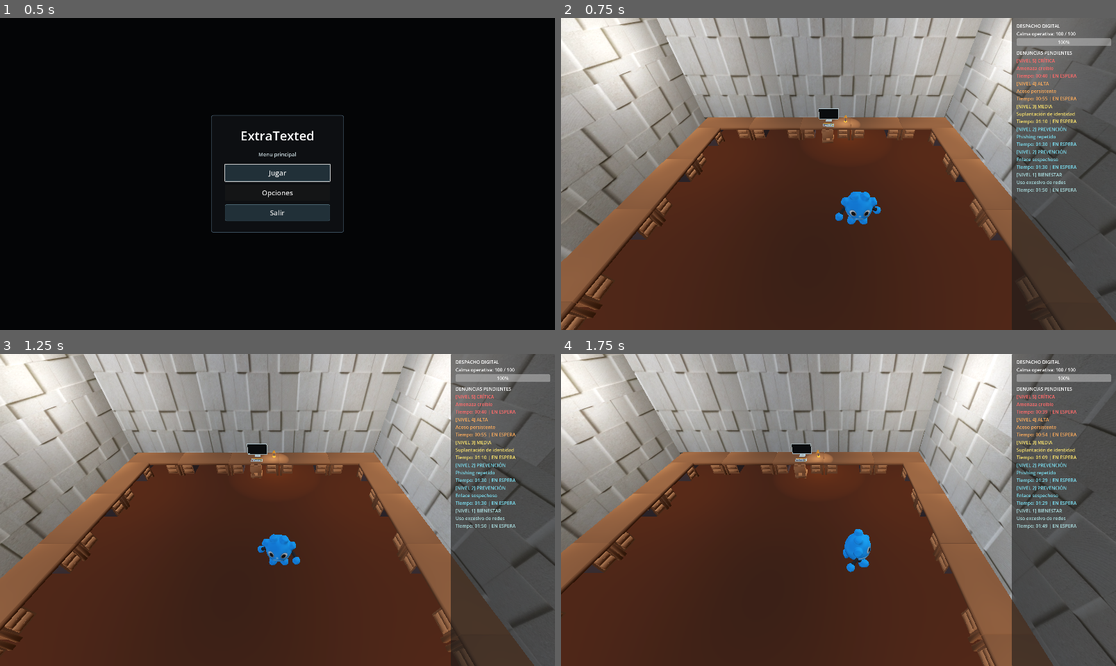
Above: before the commit, frames 1-4 (two rows, left to right).
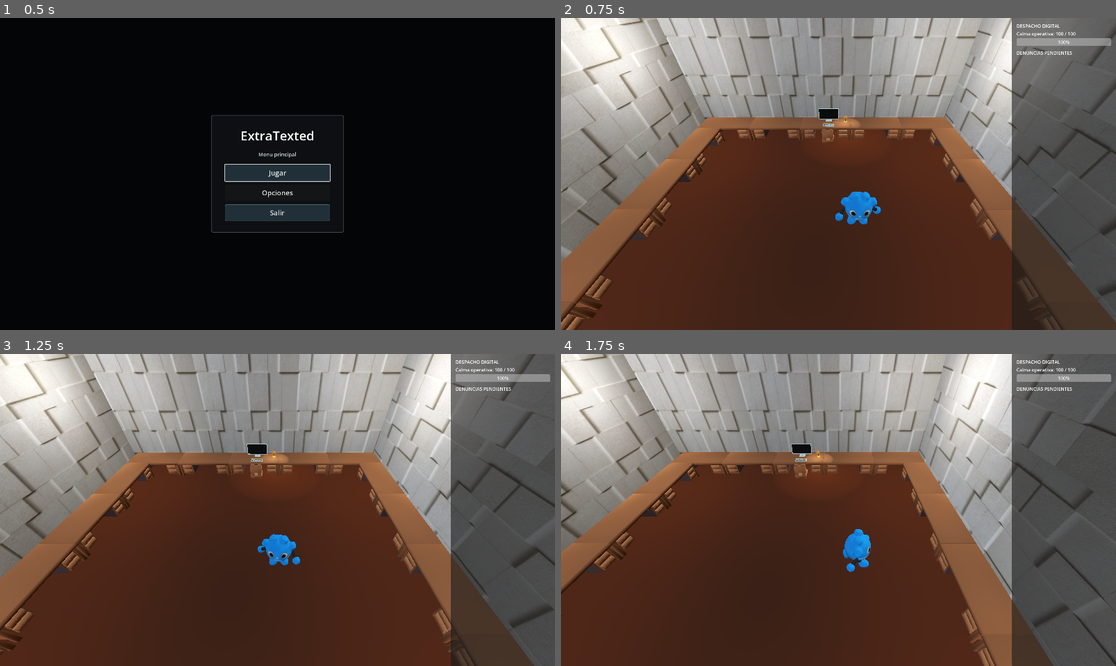
Above: after the commit, the same moments.

Repository: polosalgadomanueldavid-collab/ExtraTexted
Game: Godot game, scene res://MainMenu.tscn
Same seed, same stepped clock (60 frames per second), same inputs: the game is played once before the commit and once after it. The project has no main scene, so this scene is started directly.
Inputs:
- Up to frame 1 (0.5 s): no input
- Up to frame 2 (0.75 s): click "Jugar" at 0.5 s
- Up to frame 3 (1.25 s): no input
- Up to frame 4 (1.75 s): tap Enter (ui_accept) at 1.25, 1.52 s; hold D (Derecha) from 1.28 s (still down); tap E (Interactuar) at 1.35 s

Frame 1 is identical in both runs. In frame 2, 0.9% of the frame differs, in the area x 82-93%, y 12-57%; in frame 3, 0.9%; in frame 4, 1.0%.

Commit message:
feat: genera denuncias dinamicas

Diff:
--- a/proyecto-4-semestre/Scripts/gestor_partida.gd
+++ b/proyecto-4-semestre/Scripts/gestor_partida.gd
@@ -2,27 +2,73 @@
 
 @onready var panel_despacho: PanelDespacho = $CanvasLayer/PanelDespacho
 
+const TIEMPO_MINIMO_ENTRE_DENUNCIAS: float = 12.0
+const TIEMPO_MAXIMO_ENTRE_DENUNCIAS: float = 20.0
+const MAX_DENUNCIAS_PENDIENTES: int = 5
+
 var sistema_despacho: SistemaDespacho
+var temporizador_denuncias: Timer
+var generador_aleatorio: RandomNumberGenerator = RandomNumberGenerator.new()
+var contador_denuncias: int = 0
+
+var catalogo_denuncias: Array[Denuncia] = [
+	preload("res://Casos/Despacho/denuncia_uso_excesivo.tres") as Denuncia,
+	preload("res://Casos/Despacho/denuncia_enlace_sospechoso.tres") as Denuncia,
+	preload("res://Casos/Despacho/denuncia_suplantacion.tres") as Denuncia,
+	preload("res://Casos/Despacho/denuncia_acoso_persistente.tres") as Denuncia,
+	preload("res://Casos/Despacho/denuncia_amenaza_critica.tres") as Denuncia,
+	preload("res://Casos/Despacho/denuncia_phishing_repetido.tres") as Denuncia
+]
 
 
 func _ready() -> void:
+	generador_aleatorio.randomize()
+
 	sistema_despacho = SistemaDespacho.new()
 	add_child(sistema_despacho)
 
 	panel_despacho.configurar_sistema(sistema_despacho)
 
-	_cargar_denuncias_de_prueba()
+	temporizador_denuncias = Timer.new()
+	temporizador_denuncias.one_shot = true
+	temporizador_denuncias.timeout.connect(_recibir_denuncia_aleatoria)
+	add_child(temporizador_denuncias)
+
+	# La primera llega pronto para confirmar visualmente la integración.
+	temporizador_denuncias.start(3.0)
 
 
-func _cargar_denuncias_de_prueba() -> void:
-	var denuncias: Array[Denuncia] = [
-		preload("res://Casos/Despacho/denuncia_uso_excesivo.tres") as Denuncia,
-		preload("res://Casos/Despacho/denuncia_enlace_sospechoso.tres") as Denuncia,
-		preload("res://Casos/Despacho/denuncia_suplantacion.tres") as Denuncia,
-		preload("res://Casos/Despacho/denuncia_acoso_persistente.tres") as Denuncia,
-		preload("res://Casos/Despacho/denuncia_amenaza_critica.tres") as Denuncia,
-		preload("res://Casos/Despacho/denuncia_phishing_repetido.tres") as Denuncia
-	]
+func _recibir_denuncia_aleatoria() -> void:
+	if sistema_despacho.obtener_denuncias_ordenadas().size() < MAX_DENUNCIAS_PENDIENTES:
+		var plantilla: Denuncia = catalogo_denuncias[
+			generador_aleatorio.randi_range(0, catalogo_denuncias.size() - 1)
+		]
 
-	for denuncia: Denuncia in denuncias:
-		sistema_despacho.recibir_denuncia(denuncia)
+		# Copia independiente: evita modificar el recurso base .tres.
+		var nueva_denuncia: Denuncia = plantilla.duplicate(true) as Denuncia
+
+		contador_denuncias += 1
+		nueva_denuncia.id = "%s-%03d" % [plantilla.id, contador_denuncias]
+		nueva_denuncia.hora_reporte = Time.get_ticks_msec()
+
+		sistema_despacho.recibir_denuncia(nueva_denuncia)
+
+		print(
+			"Nueva denuncia: ",
+			nueva_denuncia.id,
+			" | Nivel ",
+			nueva_denuncia.nivel_riesgo,
+			" | ",
+			nueva_denuncia.titulo
+		)
+
+	_programar_siguiente_denuncia()
+
+
+func _programar_siguiente_denuncia() -> void:
+	var espera: float = generador_aleatorio.randf_range(
+		TIEMPO_MINIMO_ENTRE_DENUNCIAS,
+		TIEMPO_MAXIMO_ENTRE_DENUNCIAS
+	)
+
+	temporizador_denuncias.start(espera)
